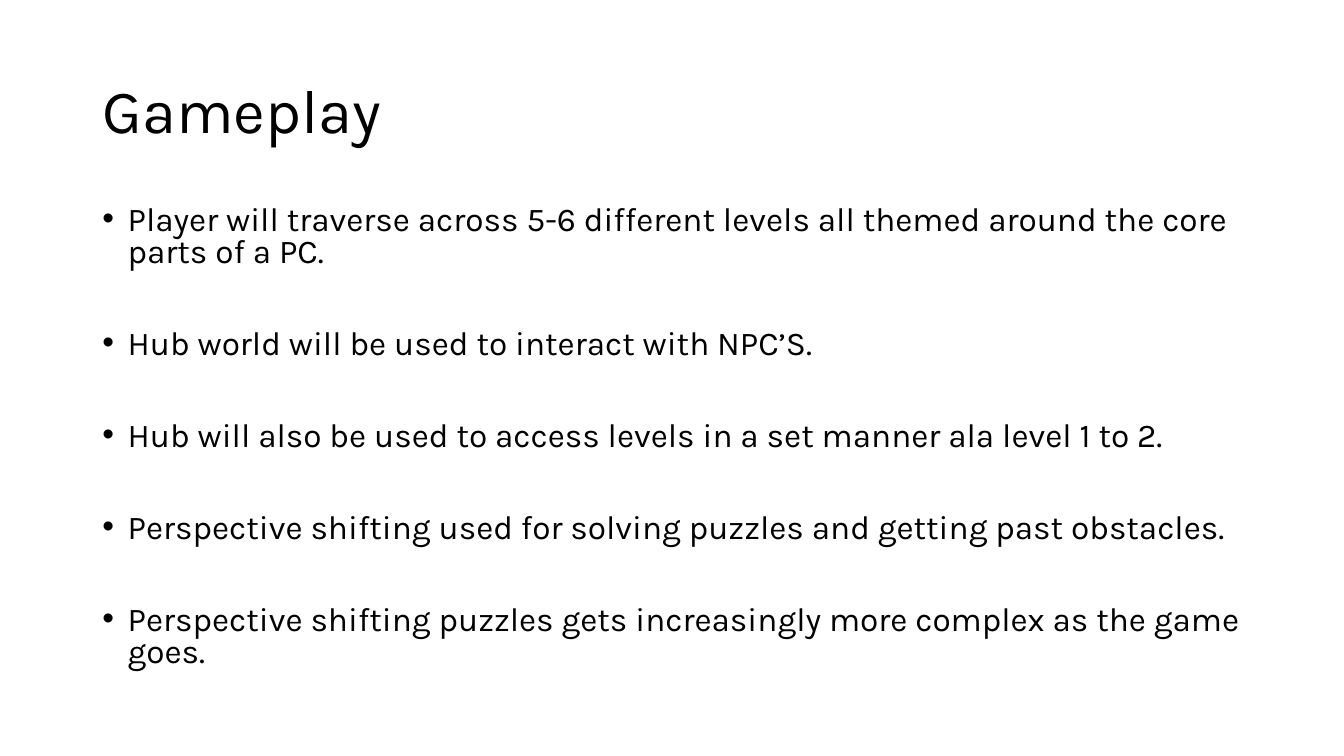
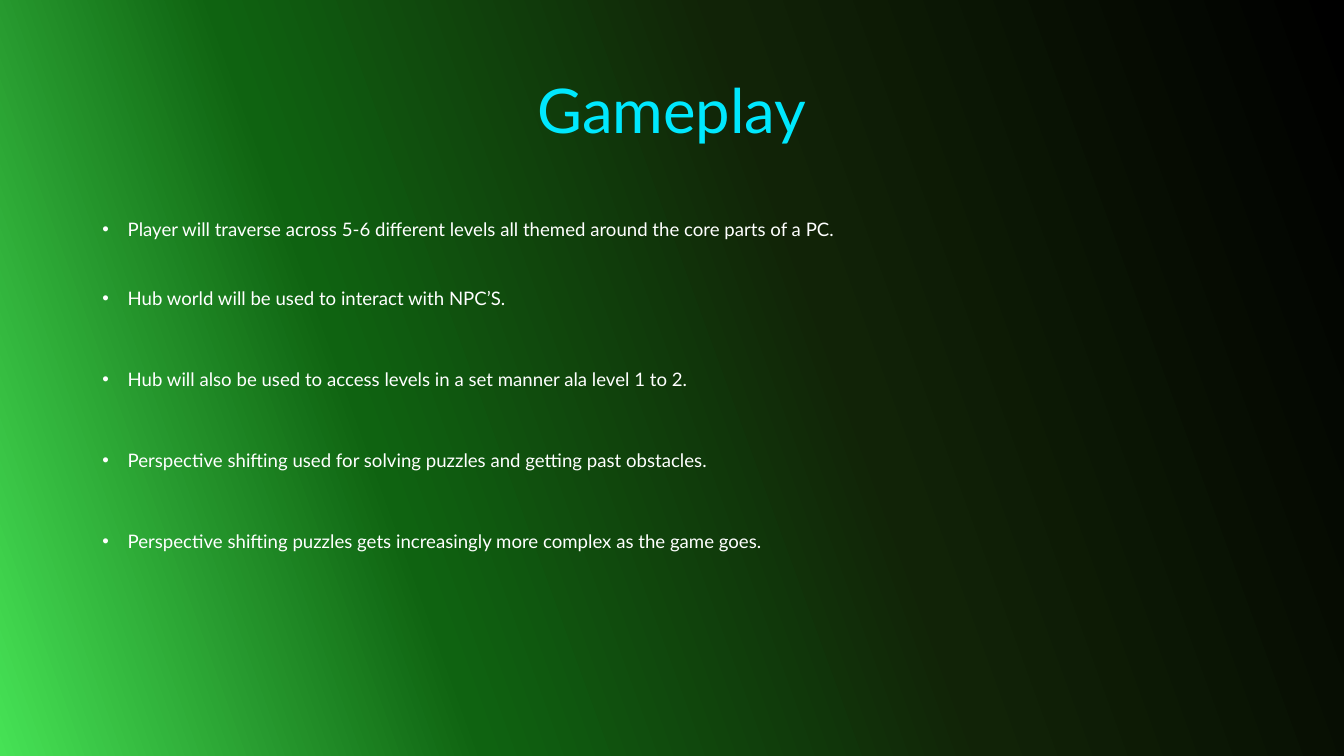
Before and after one commit to forrest10101/Portfolio-Platformer, a slide deck: slide 9 of TechnoSprint Pitch Presentation.pptx. Drawn at 1344x756 pixels with LibreOffice and Linux fonts; fonts in the diff are those of the drawing; background and template pictures are left out. Boxes give left, top, right and bottom in pixels: in the first picture for what was removed or moved away, otherwise in the second. Text is boxed around its words. In the diff, an @@ line names an element or a change of style, - is before the commit and + after.

Commit message:
Update 17/11/2026
Updated powerpoint to fix up issues, add new designs, fonts, and other new stuff.

```diff
--- a/TechnoSprint Pitch Presentation.pptx
+++ b/TechnoSprint Pitch Presentation.pptx
@@ background #FFFFFF to picture (left out) @@
@@ title "Gameplay" at (537,87,806,144): font Karla to Lato, text colour #000000 to gradient #00E8FE to #04B4C6, letter outline none to #011523 1.5 pt; alignment left to centre @@
@@ text "Player will traverse across 5-6 ..." at (128,222,834,552): size 23.8 to 13.3 pt, font Karla to Lato, text colour #000000 to #FFFFFF; line spacing 0.8 to 1.5 @@
```
Also in this commit, not shown: 13 other slides changed, 3 other files.
